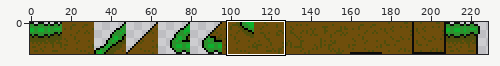
Sprite sheet -- assets/tilesets/bushbash.png. Above, an overview of the earlier version with the close-up marked.
Close-up. Before the commit:
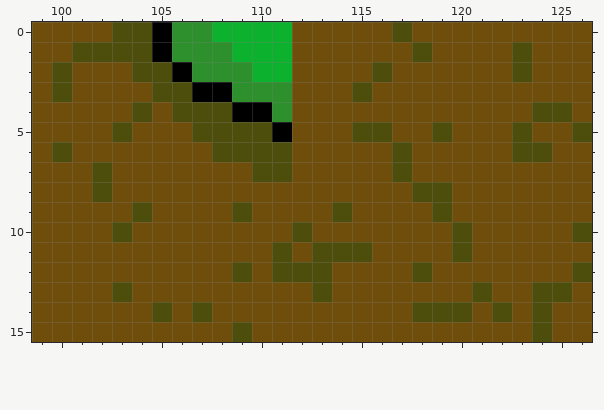
The file is 480x32 pixels, drawn in blocks of 2x2; one block is one cell here. Shown: x 99..126, y 0..15. The wide view leaves out empty margins.
The result:
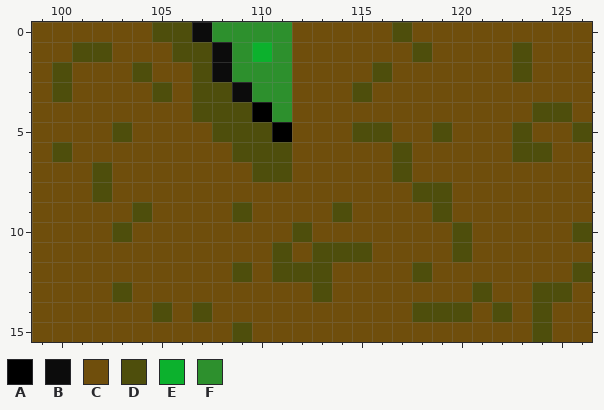
Palette (. is transparent): A #000000  B #0c0c0c  C #6f4e0c  D #4e4e0c  E #0cb12d  F #2d902d
Commit: tile motifications
From old to new:
@@ x 101..113 @@
- 0 CCDDAFFEEEECC
- 1 DDDDAFFFEEECC
- 2 CCCDDAFFFEECC
- 3 CCCCDDAAFFFCC
- 4 CCCDCDDDAAFCC
- 5 CCDCCCDDDDACC
- 6 CCCCCCCDDDDCC
+ 0 CCCCDDBFFFFCC
+ 1 DDCCCDDBFEFCC
+ 2 CCCDCCDBFFFCC
+ 3 CCCCDCDDBFFCC
+ 4 CCCCCCDDDAFCC
+ 5 CCDCCCCDDDACC
+ 6 CCCCCCCCDDDCC
  7 CDCCCCCCCDDCC
Changed places in both close-ups, as pixel boxes (x1, y1, x2, y2):
changed: (112, 22, 292, 162)
